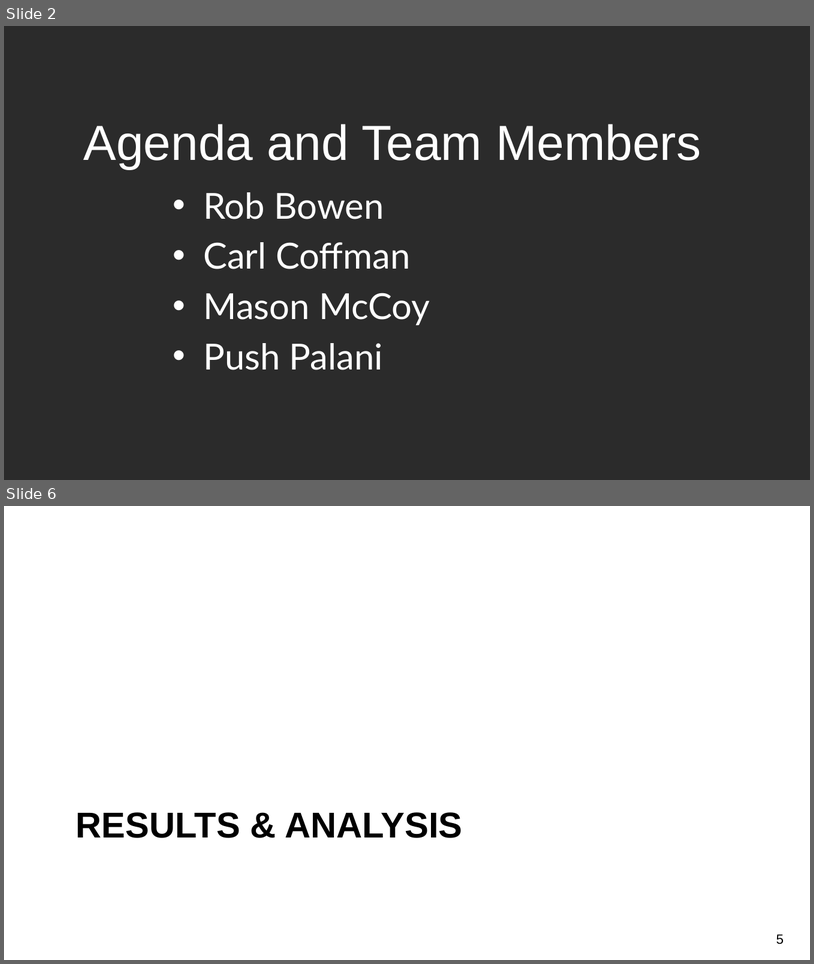
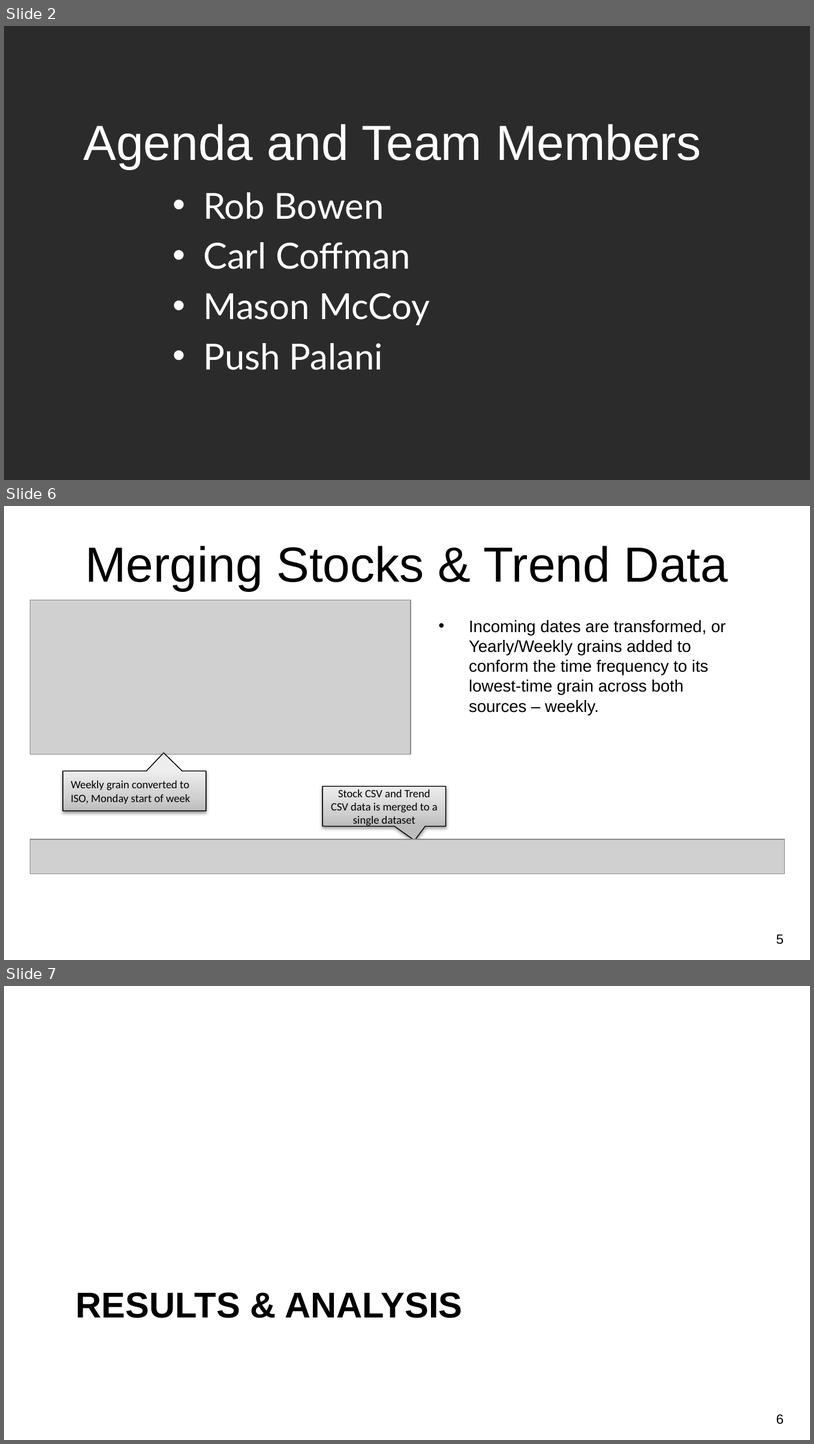
Before and after one commit to CCC-GH/Stocks-ETL-Project, a slide deck: NU-Project2_Stocks.pptx. Shown one above the other, each under a label of ours: slides 2 and 6 before the commit, slides 2, 6 and 7 after it; the slides between them are not shown. The pictures are 814x964 and 814x1444 pixels, drawn with LibreOffice and Linux fonts; fonts in the diff are those of the drawing; grey boxes stand for pictures; background and template pictures are left out; a plain dark background stands for a picture behind light text. Boxes give left, top, right and bottom in pixels: in the first picture for what was removed or moved away, otherwise in the second. Text is boxed around its words. In the diff, an @@ line names an element or a change of style, - is before the commit and + after.

```diff
--- a/NU-Project2_Stocks.pptx
+++ b/NU-Project2_Stocks.pptx
@@ slide 6 added at [4, 506, 810, 960], background picture (left out) @@
@@ title added at [85, 546, 728, 591], 44 pt, text #000000 @@
+Merging Stocks & Trend Data
@@ picture added at [30, 600, 410, 754] @@
@@ text added at [469, 620, 726, 695], 14.8 pt, text #000000 @@
+• Incoming dates are transformed, or Yearly/Weekly grains added to conform the time frequency to its lowest-time grain across both sources – weekly.
@@ speech box added at [63, 771, 206, 810], fill gradient #BDBDBD to #D1D1D1 to #EEEEEE, outline #000000 0.75 pt, 10 pt, text #000000 @@
+Weekly grain converted to ISO, Monday start of week
@@ speech box added at [323, 786, 446, 825], fill gradient #BDBDBD to #D1D1D1 to #EEEEEE, outline #000000 0.75 pt, 10 pt, text #000000 @@
+Stock CSV and Trend CSV data is merged to a single dataset
@@ picture added at [30, 839, 785, 874] @@
@@ page number added at [777, 934, 784, 944], 12 pt, text #000000 @@
+5
@@ what was slide 6 is now slide 7 @@
@@ page number at [777, 1414, 784, 1424]: text changed @@
-5
+6
```
Also in this commit, not shown: 1 slide changed, 2 other slides added, 3 slides removed.
